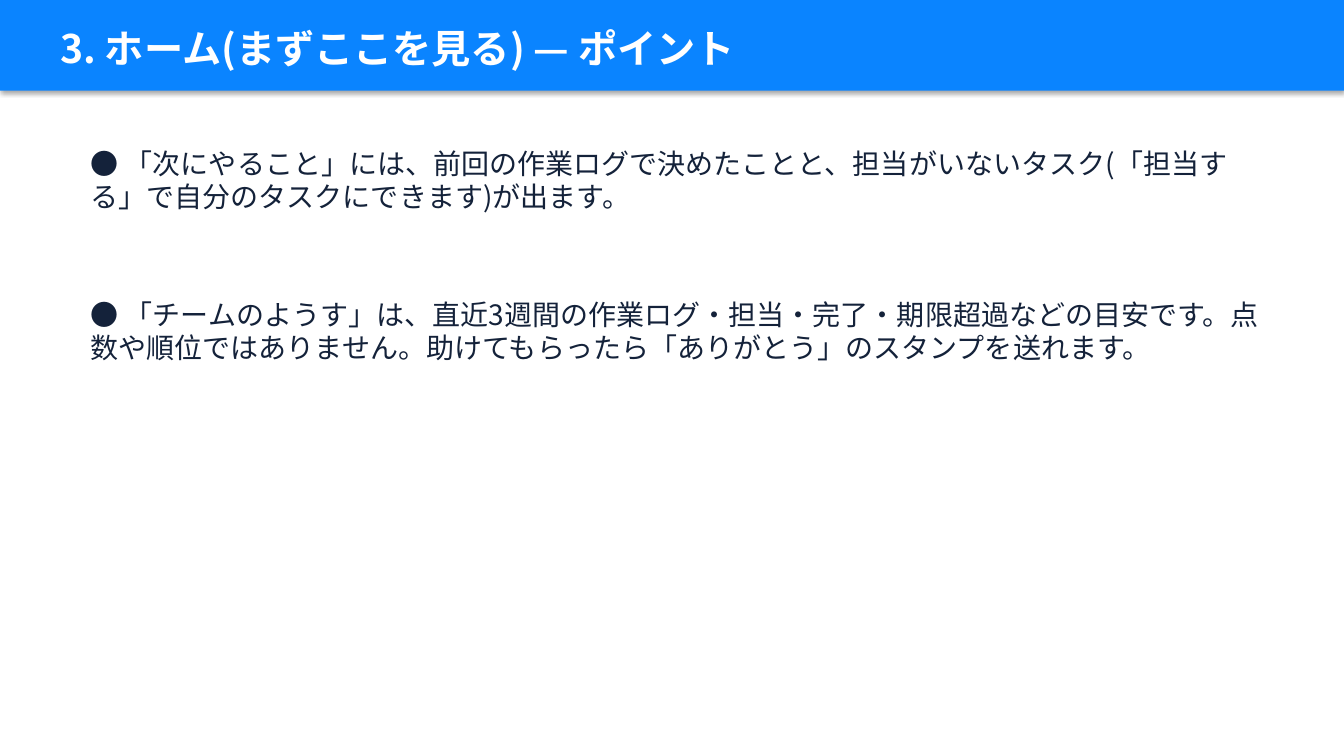
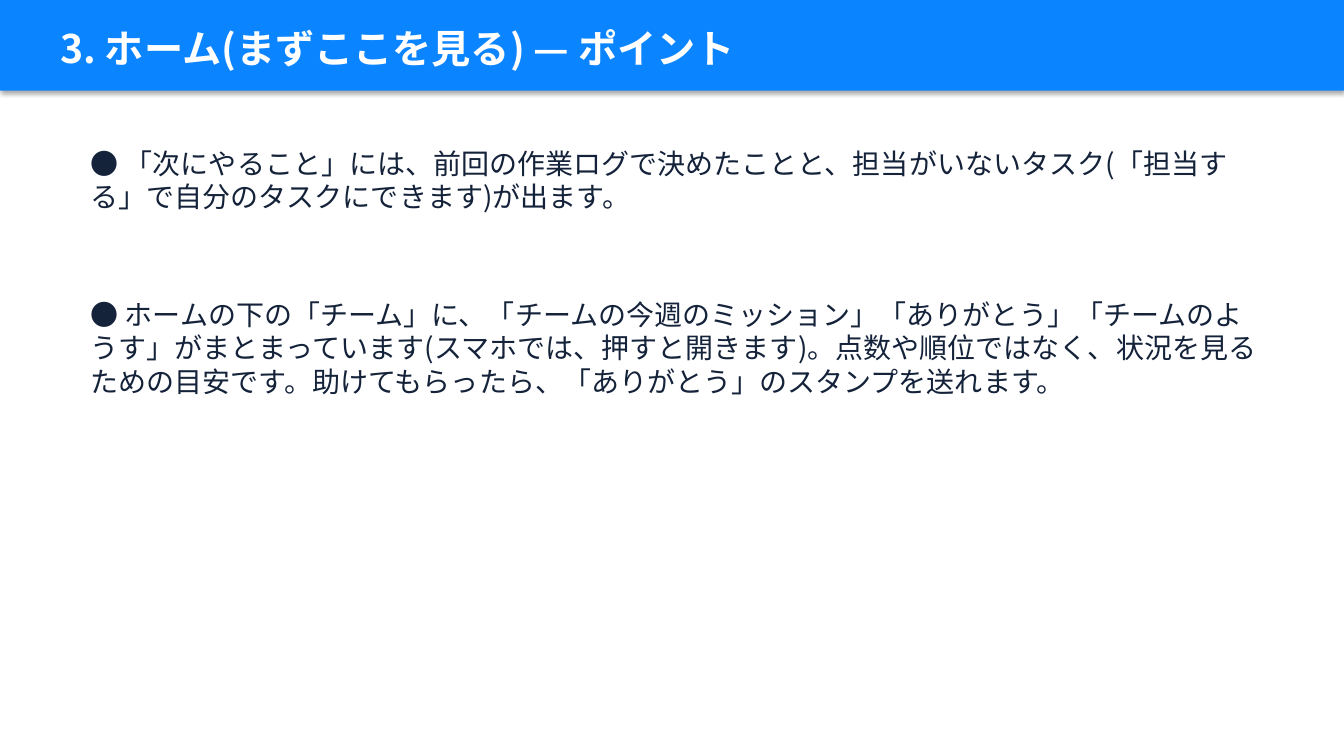
Before and after one commit to takky416-byte/sotsuken_pj_management, a slide deck: slide 9 of docs/manual/卒研PJ管理_説明資料_学生編.pptx. Drawn at 1344x756 pixels with LibreOffice and Linux fonts; fonts in the diff are those of the drawing. Boxes give left, top, right and bottom in pixels: in the first picture for what was removed or moved away, otherwise in the second. Text is boxed around its words. In the diff, an @@ line names an element or a change of style, - is before the commit and + after.

```diff
--- a/docs/manual/卒研PJ管理_説明資料_学生編.pptx
+++ b/docs/manual/卒研PJ管理_説明資料_学生編.pptx
@@ text at [91,301,1257,395]: text changed @@
-● 「チームのようす」は、直近3週間の作業ログ・担当・完了・期限超過などの目安です。点数や順位ではありません。助けてもらったら「ありがとう」のスタンプを送れます。
+● ホームの下の「チーム」に、「チームの今週のミッション」「ありがとう」「チームのようす」がまとまっています(スマホでは、押すと開きます)。点数や順位ではなく、状況を見るための目安です。助けてもらったら、「ありがとう」のスタンプを送れます。
```
Also in this commit, not shown: 4 other slides changed, 8 other files.
